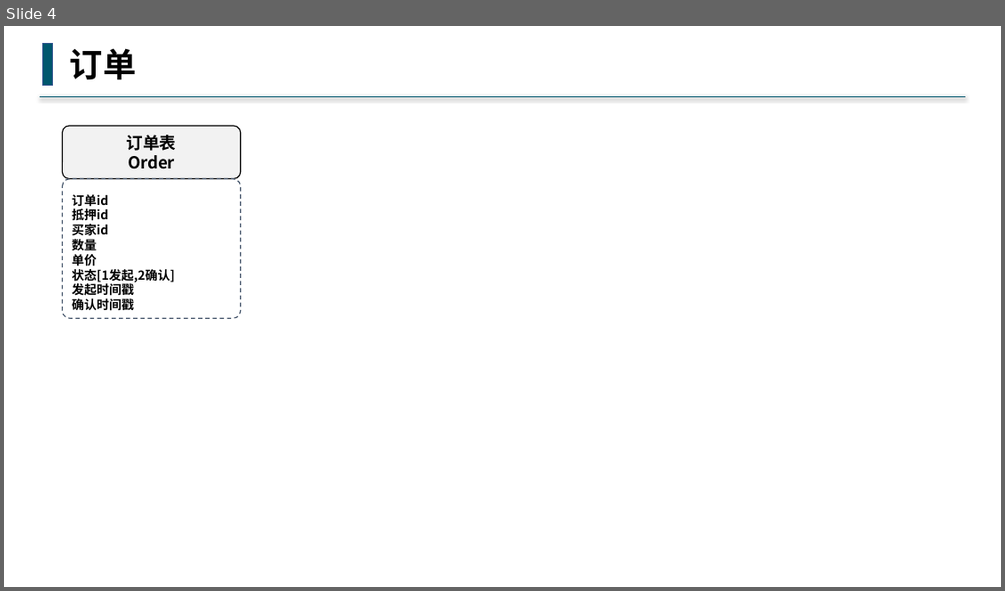
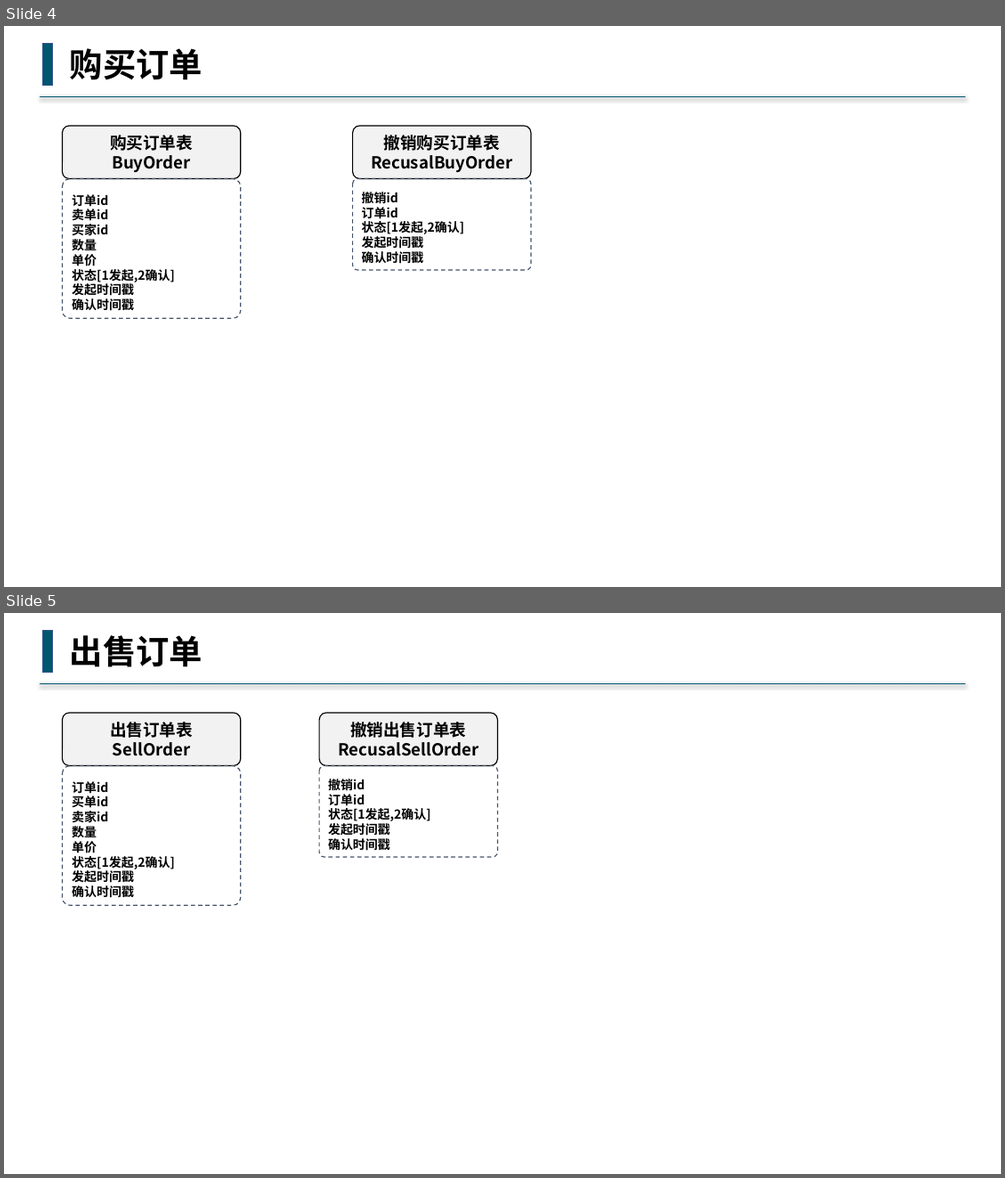
Before and after one commit to buddhachain/buddhaContract, a slide deck: doc/09.场外交易.pptx. Shown one above the other, each under a label of ours: slide 4 before the commit, slides 4 and 5 after it. The pictures are 1005x591 and 1005x1178 pixels, drawn with LibreOffice and Linux fonts; fonts in the diff are those of the drawing. Boxes give left, top, right and bottom in pixels: in the first picture for what was removed or moved away, otherwise in the second. Text is boxed around its words. In the diff, an @@ line names an element or a change of style, - is before the commit and + after.

```diff
--- a/doc/09.场外交易.pptx
+++ b/doc/09.场外交易.pptx
@@ slide 5 added at (4,613,1001,1174), background #FFFFFF @@
@@ rectangle added at (43,630,53,672), fill #00576E, outline #325491 1 pt @@
@@ text added at (70,635,202,667), 32 pt, text #000000, bold @@
+出售订单
@@ line added from (966, 684) to (39, 684), #00576E 1.5 pt @@
@@ rounded rectangle added at (63,713,241,765), fill #F2F2F2, outline #000000 1 pt, 16 pt, text #000000, bold @@
+出售订单表
+SellOrder
@@ rounded rectangle added at (320,713,498,765), fill #F2F2F2, outline #000000 1 pt, 16 pt, text #000000, bold @@
+撤销出售订单表
+RecusalSellOrder
@@ rounded rectangle added at (63,765,241,906), outline #44546A 1 pt dashed, 12 pt, text #000000, bold @@
+订单id
+买单id
+卖家id
+数量
+单价
+状态[1发起,2确认]
+发起时间戳
+确认时间戳
@@ rounded rectangle added at (320,765,498,857), outline #44546A 1 pt dashed, 12 pt, text #000000, bold @@
+撤销id
+订单id
+状态[1发起,2确认]
+发起时间戳
+确认时间戳
@@ slide 4 changed as well @@
@@ text at (70,48,202,80): text changed @@
-订单
+购买订单
@@ rounded rectangle added at (353,126,531,178), fill #F2F2F2, outline #000000 1 pt, 16 pt, text #000000, bold @@
+撤销购买订单表
+RecusalBuyOrder
@@ text in rounded rectangle at (110,135,193,172): text changed @@
-订单表
-Order
+购买订单表
+BuyOrder
@@ rounded rectangle added at (353,178,531,270), outline #44546A 1 pt dashed, 12 pt, text #000000, bold @@
+撤销id
+订单id
+状态[1发起,2确认]
+发起时间戳
+确认时间戳
@@ text in rounded rectangle at (72,208,108,220): text changed @@
-抵押id
+卖单id
```
Also in this commit, not shown: 4 other slides changed, 3 other slides added, 2 slides removed, 1 other file.
